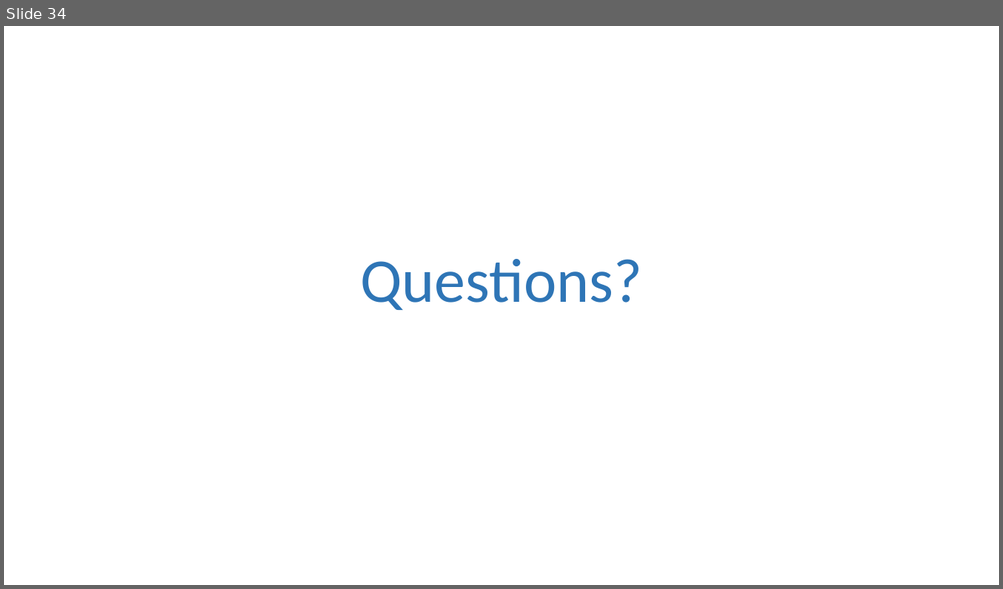
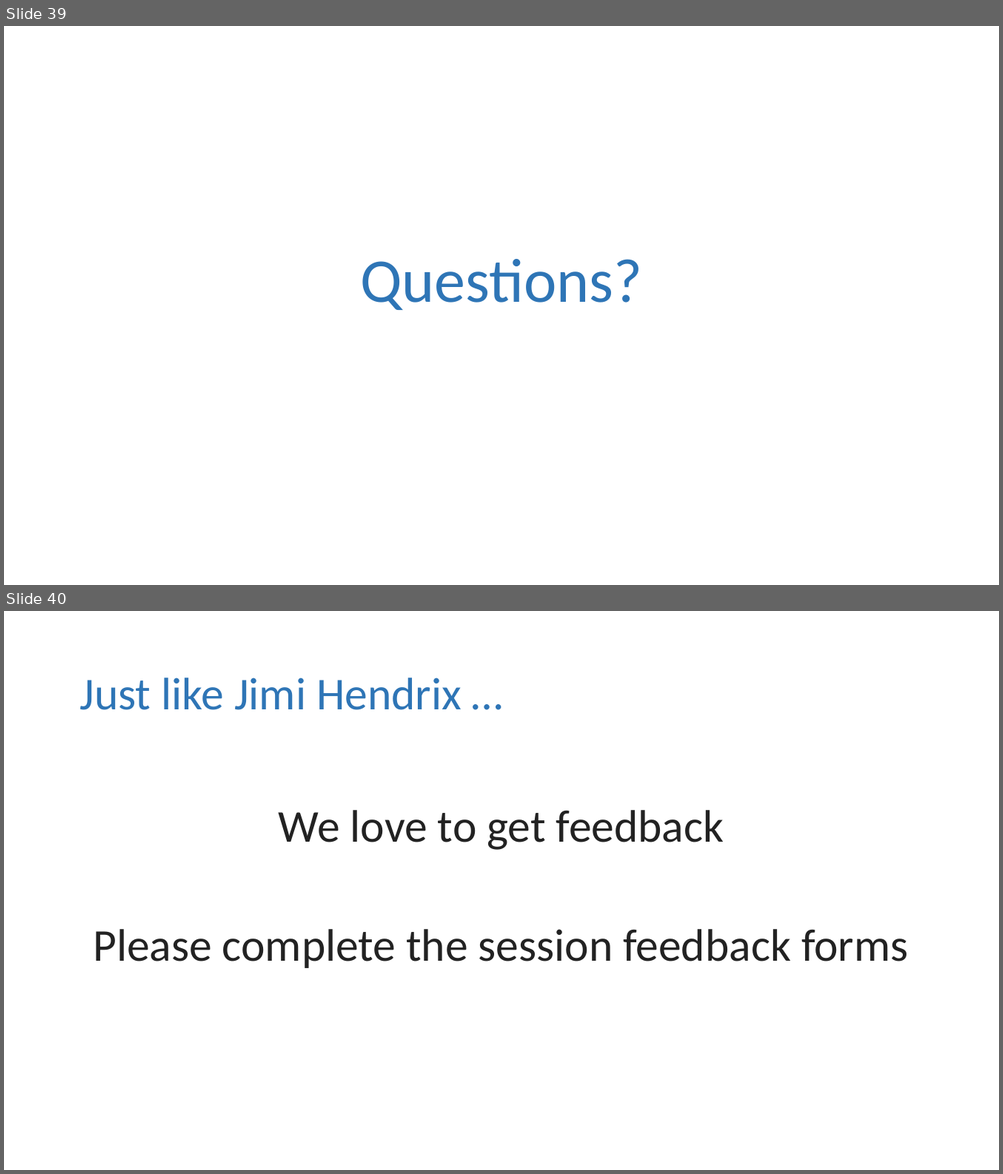
Before and after one commit to dbafromthecold/IntroToPartitioning, a slide deck: Intro to Partitioning.pptx. Shown one above the other, each under a label of ours: slide 34 before the commit, slides 39 and 40 after it. The pictures are 1003x589 and 1003x1174 pixels, drawn with LibreOffice and Linux fonts; fonts in the diff are those of the drawing; background and template pictures are left out. Boxes give left, top, right and bottom in pixels: in the first picture for what was removed or moved away, otherwise in the second. Text is boxed around its words. In the diff, an @@ line names an element or a change of style, - is before the commit and + after.

```diff
--- a/Intro to Partitioning.pptx
+++ b/Intro to Partitioning.pptx
@@ slide 40 added at bbox=[4, 611, 999, 1170], background picture (left out) @@
@@ title added at bbox=[79, 678, 461, 710], 44 pt, text #2E75B6 @@
+Just like Jimi Hendrix …
@@ text added at bbox=[93, 810, 908, 968], 44 pt, text #222222 @@
+We love to get feedback
+Please complete the session feedback forms
@@ what was slide 34 is now slide 39 @@
```
Also in this commit, not shown: 10 slides changed, 7 other slides added, 1 slide removed, 5 other files.
